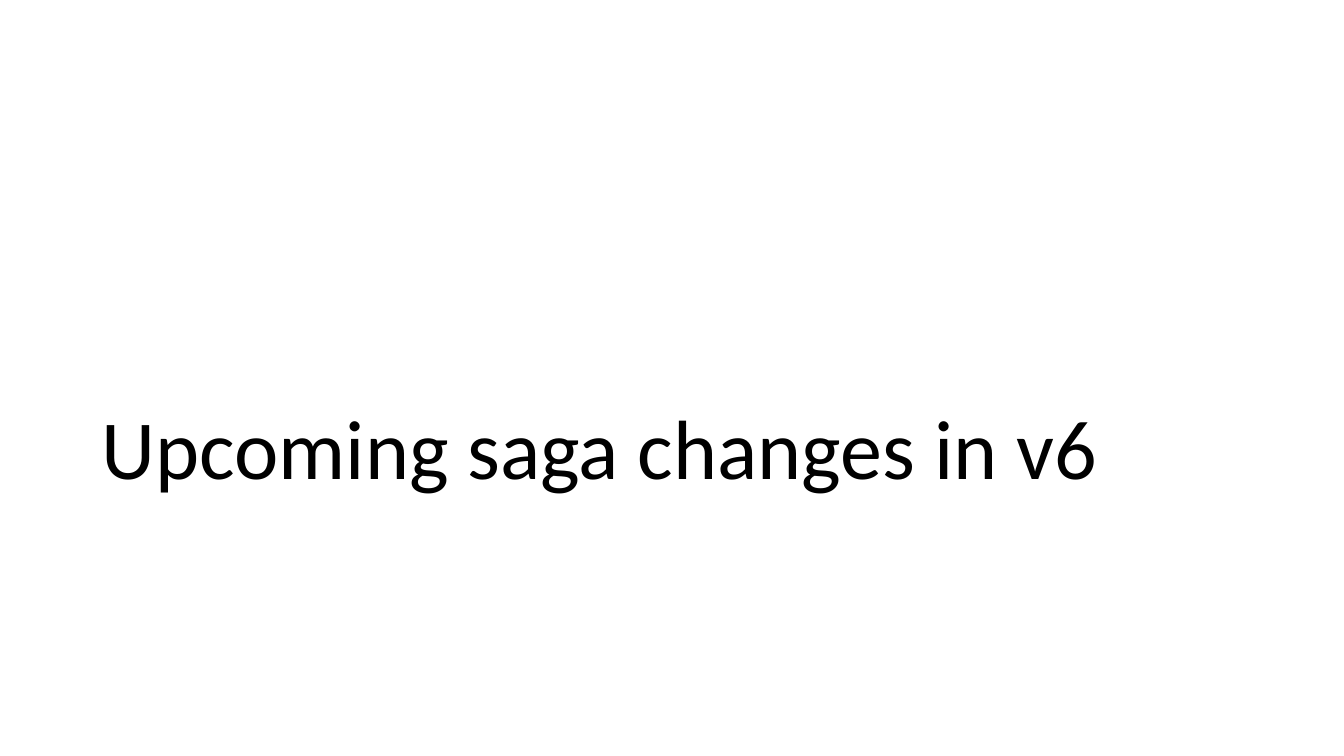
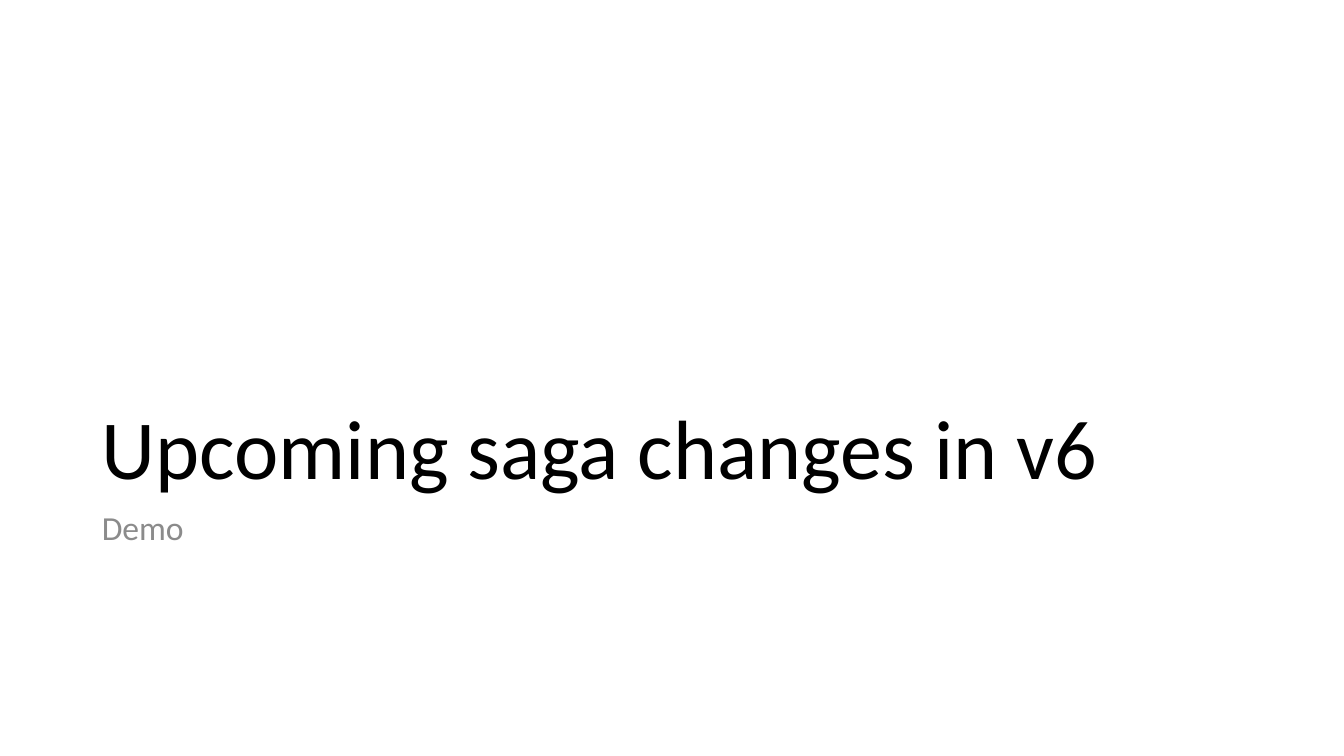
Before and after one commit to Particular/SagaMasterClass, a slide deck: slide 59 of SagaMasterClass.pptx (slide 48 before the commit). Drawn at 1344x756 pixels with LibreOffice and Linux fonts; fonts in the diff are those of the drawing. Boxes give left, top, right and bottom in pixels: in the first picture for what was removed or moved away, otherwise in the second. Text is boxed around its words. In the diff, an @@ line names an element or a change of style, - is before the commit and + after.

```diff
--- a/SagaMasterClass.pptx
+++ b/SagaMasterClass.pptx
@@ text added at [102,518,184,540], 24 pt, text #8C8C8C @@
+Demo
```
Also in this commit, not shown: 13 slides added, 2 slides removed.
